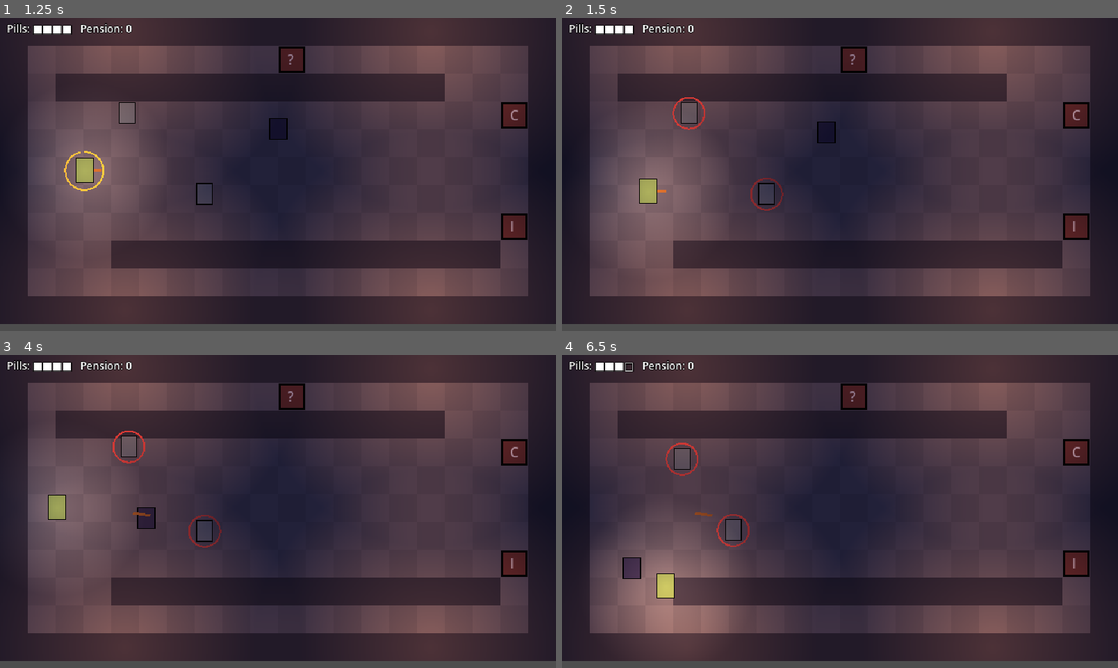
Above: before the commit, frames 1-4 (two rows, left to right).
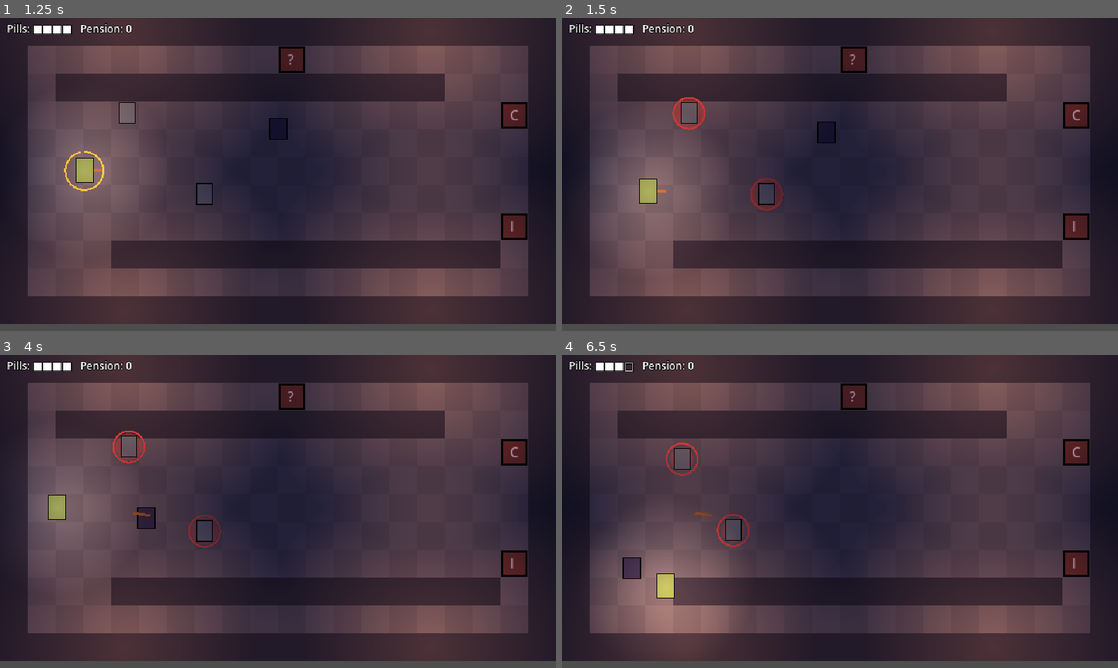
Above: after the commit, the same moments.

Repository: B1nKaTa/game
Game: Godot game, scene res://scenes/floor.tscn
The game is run twice, just before and just after one commit, with the same random seed, the same clock (stepped at 60 frames per second) and the same inputs. This scene is started directly instead of the project's main scene.
Inputs (mouse positions are in pixels of both pictures, inside the frame that each line leads up to):
- Up to frame 1 (1.25 s): tap Enter (ui_accept) at 0.5, 0.77 s; move the mouse to (400, 158) at 0.52 s; press the mouse at (400, 158) at 0.53 s; hold D (move_right) from 0.53 s (still down)
- Up to frame 2 (1.5 s): move the mouse to (728, 190) at 1.27 s; release D (move_right) at 1.28 s; release the mouse at (728, 190) at 1.28 s; hold S (move_down) from 1.28 s (still down); click (728, 190) at 1.35 s
- Up to frame 3 (4 s): tap Enter (ui_accept) at 1.52, 3.02, 3.77 s; move the mouse to (333, 442) at 2.02 s; release S (move_down) at 2.03 s; hold D (move_right) 2.03-2.78 s; hold Space (dodge) 2.03-2.78 s; click (333, 442) at 2.3 s; move the mouse to (250, 574) at 2.77 s; hold W (move_up) 2.78-3.53 s; tap E (interact) at 2.85 s; click (250, 574) at 3.05 s; move the mouse to (444, 558) at 3.52 s; press the mouse at (444, 558) at 3.53 s; hold A (move_left) from 3.53 s (still down); right-click (444, 558) at 3.6 s
- Up to frame 4 (6.5 s): move the mouse to (673, 464) at 4.27 s; release the mouse at (673, 464) at 4.28 s; tap 1 at 4.35 s; tap Enter (ui_accept) at 4.52, 6.02 s; click (673, 464) at 4.55 s; move the mouse to (867, 511) at 5.02 s; release A (move_left) at 5.03 s; press the mouse at (867, 511) at 5.03 s; hold S (move_down) 5.03-5.78 s; tap 2 at 5.1 s; move the mouse to (756, 433) at 5.77 s; release the mouse at (756, 433) at 5.78 s; hold D (move_right) from 5.78 s (still down); tap 3 at 5.85 s; click (756, 433) at 6.05 s

Frame 1 is identical in both runs. In frame 2, 0.4% of the frame differs, in the area x 20-40%, y 25-62%; in frame 3, 0.2%; in frame 4, less than 0.1%.

Commit message:
Fill the attack warning circle as the attack nears
Co-Authored-By: Claude Opus 5.5 <noreply@anthropic.com>

Diff:
--- a/scripts/actors/enemy.gd
+++ b/scripts/actors/enemy.gd
@@ -127,6 +127,8 @@
 
 func _draw() -> void:
 	if _warning != null and _warning.shows_warning(_warning_fraction):
+		var progress := _warning.warning_progress(_warning_fraction)
+		draw_circle(Vector2.ZERO, _warning_radius * progress, Color(0.89, 0.32, 0.31, 0.15 + 0.3 * progress))
 		draw_arc(Vector2.ZERO, _warning_radius, 0.0, TAU, 32, Color("e4524f"), 2.0)
 	if def != null and shows_health_bar():
 		var top := -def.body_size.y / 2.0 - 6.0
--- a/scripts/core/telegraph.gd
+++ b/scripts/core/telegraph.gd
@@ -23,3 +23,12 @@
 
 func shows_warning(fraction: float) -> bool:
 	return is_active() and _remaining <= _duration * fraction
+
+
+func warning_progress(fraction: float) -> float:
+	if not shows_warning(fraction):
+		return 0.0
+	var window := _duration * fraction
+	if window <= 0.0:
+		return 1.0
+	return clampf(1.0 - _remaining / window, 0.0, 1.0)
--- a/tests/test_combat.gd
+++ b/tests/test_combat.gd
@@ -123,3 +123,29 @@
 	assert_false(player._charge.is_holding())
 	assert_false(player._charge.is_charging())
 	player.free()
+
+
+func test_warning_progress_is_zero_before_the_warning_shows() -> void:
+	var telegraph := Telegraph.new()
+	telegraph.start(1.0)
+	assert_near(telegraph.warning_progress(0.5), 0.0)
+	assert_near(Telegraph.new().warning_progress(0.5), 0.0, "idle")
+
+
+func test_warning_progress_grows_to_one_as_the_attack_lands() -> void:
+	var telegraph := Telegraph.new()
+	telegraph.start(1.0)
+	telegraph.tick(0.5)
+	assert_near(telegraph.warning_progress(0.5), 0.0)
+	telegraph.tick(0.25)
+	assert_near(telegraph.warning_progress(0.5), 0.5)
+	telegraph.tick(0.2)
+	assert_true(telegraph.warning_progress(0.5) > 0.85)
+
+
+func test_a_longer_warning_window_starts_filling_earlier() -> void:
+	var telegraph := Telegraph.new()
+	telegraph.start(1.0)
+	telegraph.tick(0.4)
+	assert_near(telegraph.warning_progress(0.5), 0.0, "default window not open yet")
+	assert_true(telegraph.warning_progress(0.8) > 0.0, "hearing aid window is open")
